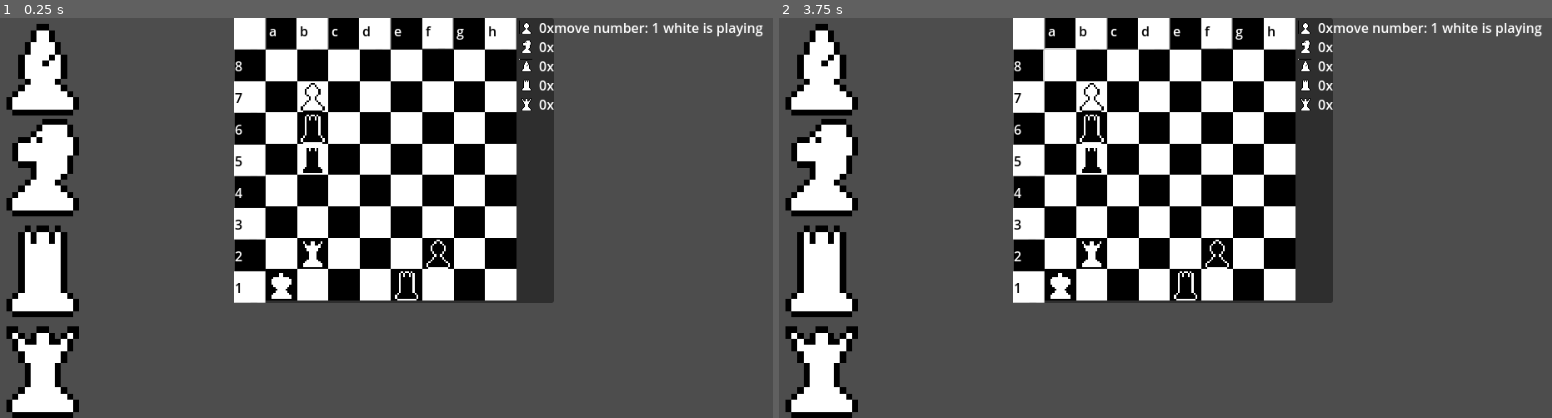
Above: before the commit, frames 1-2 (left to right).
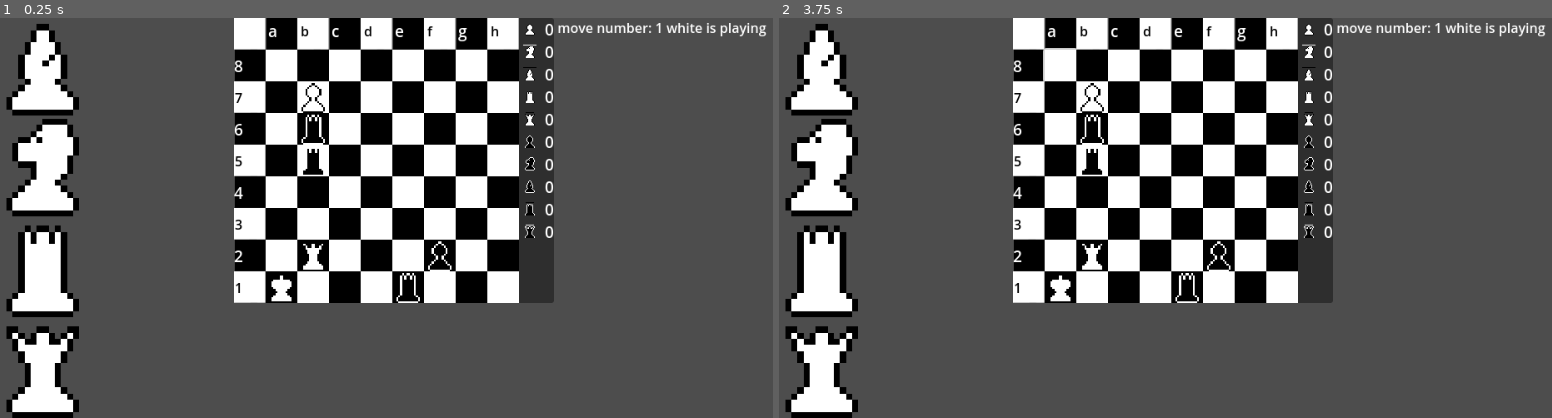
Above: after the commit, the same moments.

Repository: Hanekawa-chan/chess
Game: Godot game, scene res://scenes/game.tscn
The game is run twice, just before and just after one commit, with the same random seed, the same clock (stepped at 60 frames per second) and the same inputs. This scene is started directly instead of the project's main scene.
Inputs (mouse positions are in pixels of both pictures, inside the frame that each line leads up to):
- Up to frame 1 (0.25 s): no input
- Up to frame 2 (3.75 s): click (894, 66) at 0.5 s; click (894, 166) at 1.25 s; click (894, 270) at 2 s; click (894, 370) at 2.75 s; click (1057, 66) at 3.5 s

The runs differ from the first frame. In frame 1, 4.6% of the frame differs, in the area x 30-100%, y 0-72%; in frame 2, 4.6%.

Commit message:
ui is resizable now

Diff:
--- a/project.godot
+++ b/project.godot
@@ -13,7 +13,7 @@
 config/name="chess"
 run/main_scene="res://scenes/main_menu.tscn"
 config/features=PackedStringArray("4.5", "Forward Plus")
-config/icon="res://icon.svg"
+config/icon="uid://ypahfs73bech"
 
 [autoload]
 
--- a/resources/white_label.tres
+++ b/resources/white_label.tres
@@ -5,3 +5,4 @@
 [resource]
 line_spacing = 0.0
 font = SubResource("SystemFont_lnu2h")
+font_size = 19
--- a/scenes/game.tscn
+++ b/scenes/game.tscn
@@ -114,6 +114,26 @@
 atlas = ExtResource("1_uwrxv")
 region = Rect2(48, 16, 16, 16)
 
+[sub_resource type="AtlasTexture" id="AtlasTexture_bhx41"]
+atlas = ExtResource("1_uwrxv")
+region = Rect2(32, 32, 16, 16)
+
+[sub_resource type="AtlasTexture" id="AtlasTexture_qnb83"]
+atlas = ExtResource("1_uwrxv")
+region = Rect2(0, 48, 16, 16)
+
+[sub_resource type="AtlasTexture" id="AtlasTexture_sww3w"]
+atlas = ExtResource("1_uwrxv")
+region = Rect2(16, 48, 16, 16)
+
+[sub_resource type="AtlasTexture" id="AtlasTexture_suyxu"]
+atlas = ExtResource("1_uwrxv")
+region = Rect2(48, 32, 16, 16)
+
+[sub_resource type="AtlasTexture" id="AtlasTexture_sgl2t"]
+atlas = ExtResource("1_uwrxv")
+region = Rect2(48, 48, 16, 16)
+
 [node name="Game" type="Control"]
 layout_mode = 3
 anchors_preset = 15
@@ -1078,7 +1098,7 @@
 layout_mode = 2
 size_flags_horizontal = 3
 size_flags_vertical = 1
-text = "0x"
+text = "0"
 label_settings = ExtResource("4_p57ef")
 
 [node name="HBoxContainer3" type="HBoxContainer" parent="CenterContainer/HBoxContainer/Center/VBoxContainer/PanelContainer/HBoxContainer/VBoxContainer3"]
@@ -1095,7 +1115,7 @@
 layout_mode = 2
 size_flags_horizontal = 3
 size_flags_vertical = 1
-text = "0x"
+text = "0"
 label_settings = ExtResource("4_p57ef")
 
 [node name="HBoxContainer4" type="HBoxContainer" parent="CenterContainer/HBoxContainer/Center/VBoxContainer/PanelContainer/HBoxContainer/VBoxContainer3"]
@@ -1112,7 +1132,7 @@
 layout_mode = 2
 size_flags_horizontal = 3
 size_flags_vertical = 1
-text = "0x"
+text = "0"
 label_settings = ExtResource("4_p57ef")
 horizontal_alignment = 1
 vertical_alignment = 1
@@ -1131,7 +1151,7 @@
 layout_mode = 2
 size_flags_horizontal = 3
 size_flags_vertical = 1
-text = "0x"
+text = "0"
 label_settings = ExtResource("4_p57ef")
 
 [node name="HBoxContainer6" type="HBoxContainer" parent="CenterContainer/HBoxContainer/Center/VBoxContainer/PanelContainer/HBoxContainer/VBoxContainer3"]
@@ -1148,7 +1168,96 @@
 layout_mode = 2
 size_flags_horizontal = 3
 size_flags_vertical = 1
-text = "0x"
+text = "0"
+label_settings = ExtResource("4_p57ef")
+horizontal_alignment = 1
+vertical_alignment = 1
+
+[node name="HBoxContainer5" type="HBoxContainer" parent="CenterContainer/HBoxContainer/Center/VBoxContainer/PanelContainer/HBoxContainer/VBoxContainer3"]
+layout_mode = 2
+
+[node name="TextureRect" type="TextureRect" parent="CenterContainer/HBoxContainer/Center/VBoxContainer/PanelContainer/HBoxContainer/VBoxContainer3/HBoxContainer5"]
+layout_mode = 2
+size_flags_horizontal = 3
+texture = SubResource("AtlasTexture_bhx41")
+expand_mode = 3
+stretch_mode = 3
+
+[node name="Label0" type="Label" parent="CenterContainer/HBoxContainer/Center/VBoxContainer/PanelContainer/HBoxContainer/VBoxContainer3/HBoxContainer5"]
+layout_mode = 2
+size_flags_horizontal = 3
+size_flags_vertical = 1
+text = "0"
+label_settings = ExtResource("4_p57ef")
+
+[node name="HBoxContainer7" type="HBoxContainer" parent="CenterContainer/HBoxContainer/Center/VBoxContainer/PanelContainer/HBoxContainer/VBoxContainer3"]
+layout_mode = 2
+
+[node name="TextureRect" type="TextureRect" parent="CenterContainer/HBoxContainer/Center/VBoxContainer/PanelContainer/HBoxContainer/VBoxContainer3/HBoxContainer7"]
+layout_mode = 2
+size_flags_horizontal = 3
+texture = SubResource("AtlasTexture_qnb83")
+expand_mode = 3
+stretch_mode = 3
+
+[node name="Label0" type="Label" parent="CenterContainer/HBoxContainer/Center/VBoxContainer/PanelContainer/HBoxContainer/VBoxContainer3/HBoxContainer7"]
+layout_mode = 2
+size_flags_horizontal = 3
+size_flags_vertical = 1
+text = "0"
+label_settings = ExtResource("4_p57ef")
+
+[node name="HBoxContainer8" type="HBoxContainer" parent="CenterContainer/HBoxContainer/Center/VBoxContainer/PanelContainer/HBoxContainer/VBoxContainer3"]
+layout_mode = 2
+
+[node name="TextureRect" type="TextureRect" parent="CenterContainer/HBoxContainer/Center/VBoxContainer/PanelContainer/HBoxContainer/VBoxContainer3/HBoxContainer8"]
+layout_mode = 2
+size_flags_horizontal = 3
+texture = SubResource("AtlasTexture_sww3w")
+expand_mode = 3
+stretch_mode = 3
+
+[node name="Label0" type="Label" parent="CenterContainer/HBoxContainer/Center/VBoxContainer/PanelContainer/HBoxContainer/VBoxContainer3/HBoxContainer8"]
+layout_mode = 2
+size_flags_horizontal = 3
+size_flags_vertical = 1
+text = "0"
+label_settings = ExtResource("4_p57ef")
+horizontal_alignment = 1
+vertical_alignment = 1
+
+[node name="HBoxContainer9" type="HBoxContainer" parent="CenterContainer/HBoxContainer/Center/VBoxContainer/PanelContainer/HBoxContainer/VBoxContainer3"]
+layout_mode = 2
+
+[node name="TextureRect" type="TextureRect" parent="CenterContainer/HBoxContainer/Center/VBoxContainer/PanelContainer/HBoxContainer/VBoxContainer3/HBoxContainer9"]
+layout_mode = 2
+size_flags_horizontal = 3
+texture = SubResource("AtlasTexture_suyxu")
+expand_mode = 3
+stretch_mode = 3
+
+[node name="Label0" type="Label" parent="CenterContainer/HBoxContainer/Center/VBoxContainer/PanelContainer/HBoxContainer/VBoxContainer3/HBoxContainer9"]
+layout_mode = 2
+size_flags_horizontal = 3
+size_flags_vertical = 1
+text = "0"
+label_settings = ExtResource("4_p57ef")
+
+[node name="HBoxContainer10" type="HBoxContainer" parent="CenterContainer/HBoxContainer/Center/VBoxContainer/PanelContainer/HBoxContainer/VBoxContainer3"]
+layout_mode = 2
+
+[node name="TextureRect" type="TextureRect" parent="CenterContainer/HBoxContainer/Center/VBoxContainer/PanelContainer/HBoxContainer/VBoxContainer3/HBoxContainer10"]
+layout_mode = 2
+size_flags_horizontal = 3
+texture = SubResource("AtlasTexture_sgl2t")
+expand_mode = 3
+stretch_mode = 3
+
+[node name="Label0" type="Label" parent="CenterContainer/HBoxContainer/Center/VBoxContainer/PanelContainer/HBoxContainer/VBoxContainer3/HBoxContainer10"]
+layout_mode = 2
+size_flags_horizontal = 3
+size_flags_vertical = 1
+text = "0"
 label_settings = ExtResource("4_p57ef")
 horizontal_alignment = 1
 vertical_alignment = 1
@@ -1172,7 +1281,7 @@
 [node name="MoveNumberLabel" type="Label" parent="CenterContainer/HBoxContainer/RightSide/HFlowContainer"]
 unique_name_in_owner = true
 layout_mode = 2
-text = "move number: 1"
+text = " move number: 1"
 
 [node name="CurrentSideLabel" type="Label" parent="CenterContainer/HBoxContainer/RightSide/HFlowContainer"]
 unique_name_in_owner = true
Not shown: 1 places in scenes/game.tscn that only renumber resources
